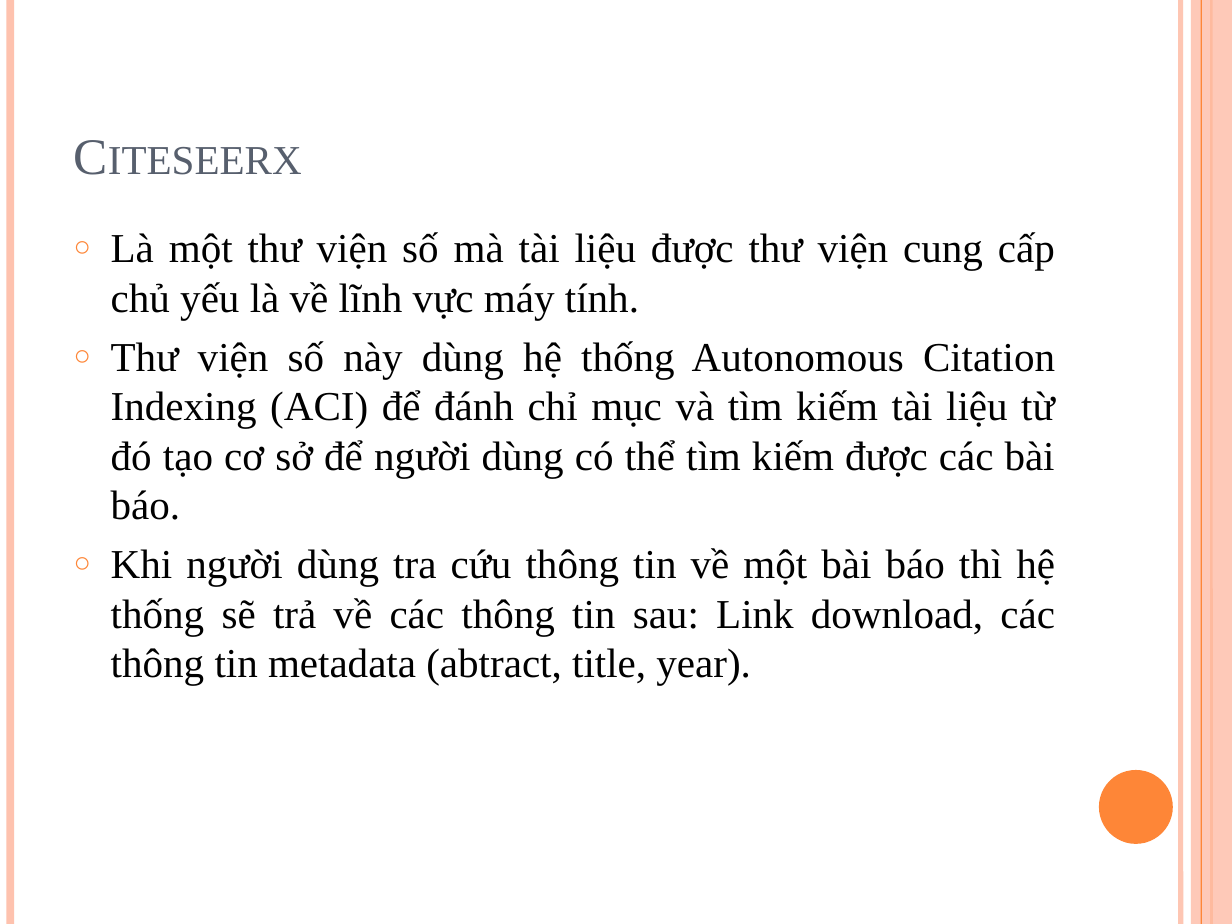
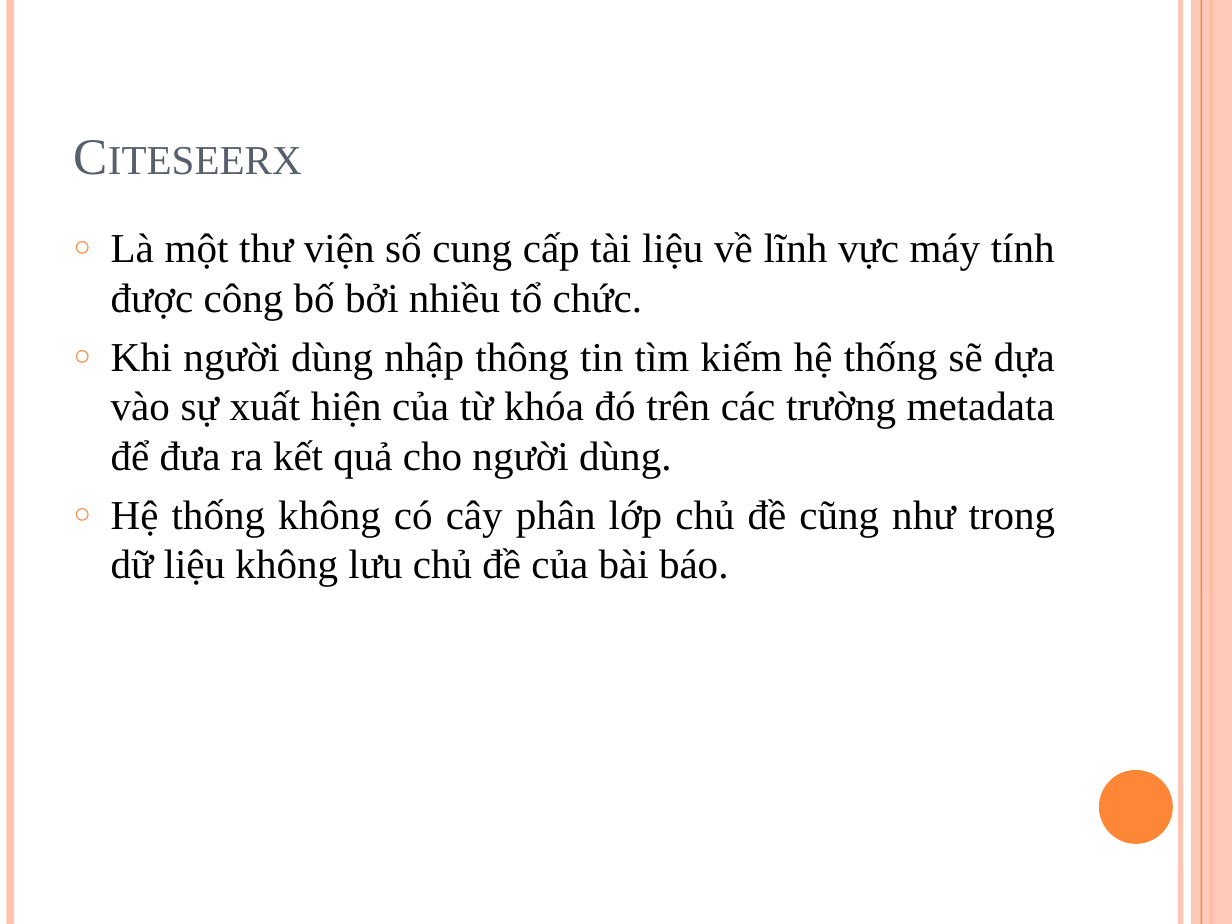
Before and after one commit to tiendv/detaitotnghiep, a slide deck: slide 13 of Report/Baocao 3-12.pptx (slide 11 before the commit). Drawn at 1232x924 pixels with LibreOffice and Linux fonts; fonts in the diff are those of the drawing. Boxes give left, top, right and bottom in pixels: in the first picture for what was removed or moved away, otherwise in the second. Text is boxed around its words. In the diff, an @@ line names an element or a change of style, - is before the commit and + after.

```diff
--- a/Report/Baocao 3-12.pptx
+++ b/Report/Baocao 3-12.pptx
@@ text at box(111, 232, 1056, 586): text changed @@
-○ Là một thư viện số mà tài liệu được thư viện cung cấp chủ yếu là về lĩnh vực máy tính.
-○ Thư viện số này dùng hệ thống Autonomous Citation Indexing (ACI) để đánh chỉ mục và tìm kiếm tài liệu từ đó tạo cơ sở để người dùng có thể tìm kiếm được các bài báo.
-○ Khi người dùng tra cứu thông tin về một bài báo thì hệ thống sẽ trả về các thông tin sau: Link download, các thông tin metadata (abtract, title, year).
+○ Là một thư viện số cung cấp tài liệu về lĩnh vực máy tính được công bố bởi nhiều tổ chức.
+○ Khi người dùng nhập thông tin tìm kiếm hệ thống sẽ dựa vào sự xuất hiện của từ khóa đó trên các trường metadata để đưa ra kết quả cho người dùng.
+○ Hệ thống không có cây phân lớp chủ đề cũng như trong dữ liệu không lưu chủ đề của bài báo.
```
Also in this commit, not shown: 5 other slides changed, 3 slides added, 2 slides removed.
